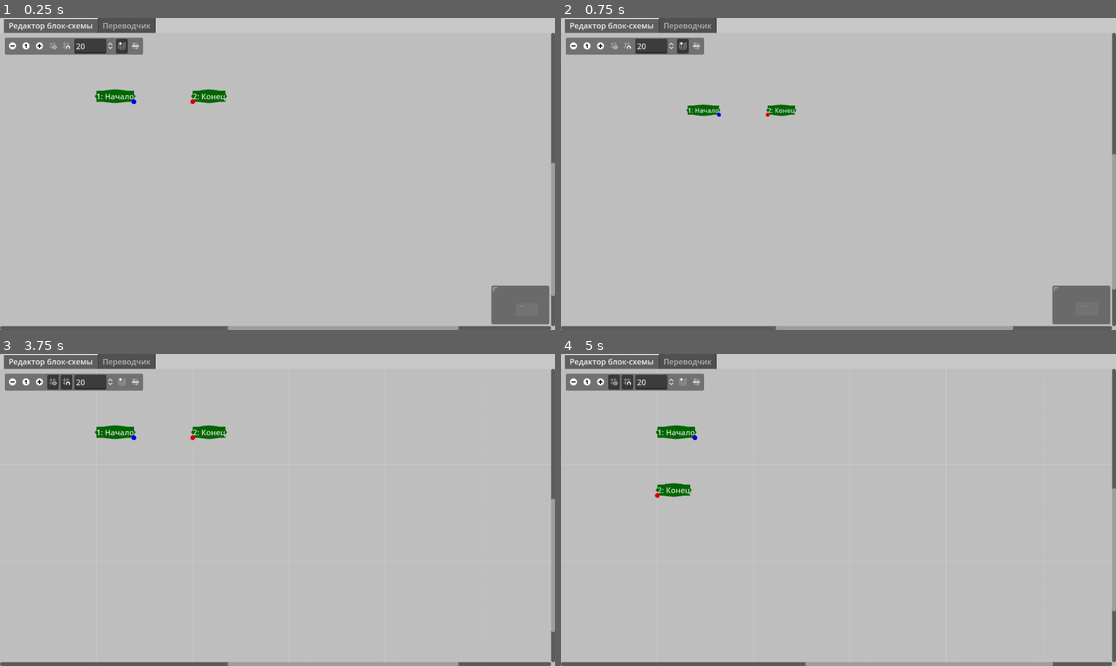
Above: before the commit, frames 1-4 (two rows, left to right).
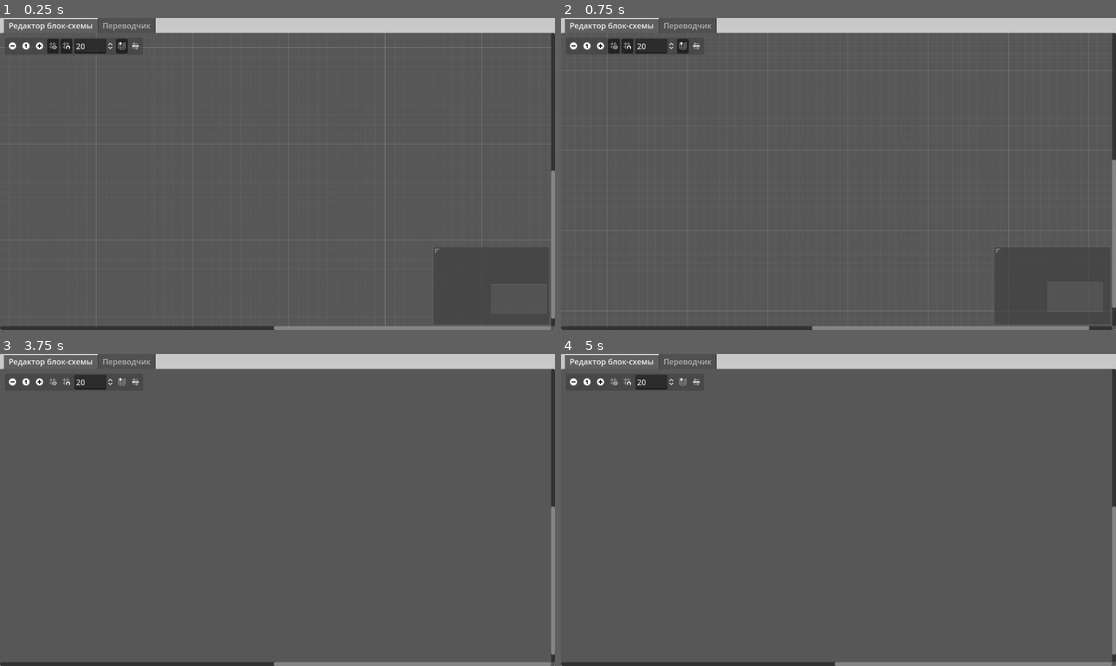
Above: after the commit, the same moments.

Repository: NemoNology/Programing-languages-theory
Game: Godot game, scene res://Data/Scenes/main.tscn
Same seed, same stepped clock (60 frames per second), same inputs: the game is played once before the commit and once after it.
Inputs (mouse positions are in pixels of both pictures, inside the frame that each line leads up to):
- Up to frame 1 (0.25 s): no input
- Up to frame 2 (0.75 s): click (572, 46) at 0.5 s
- Up to frame 3 (3.75 s): click (38, 382) at 1.25 s; click (55, 382) at 2 s; click (66, 382) at 2.75 s; click (122, 382) at 3.5 s
- Up to frame 4 (5 s): click (694, 382) at 4.25 s

The runs differ from the first frame. In frame 1, 94% of the frame differs, in the area x 0-100%, y 4-100%; in frame 2, 94%; in frame 3, 95%; in frame 4, 95%.
Error after the commit: Parse Error: Too many arguments for "get_code()" call. Expected at most 0 but received 1. (res://Data/Scripts/Flowchart)

Commit message:
Flowchart block calss:
Added:
+ '_is_else_block' property, as we need to place 'else' lexeme text before block code

Diff:
--- a/Lab-s/Translator/Godot-project/Data/Scripts/Flowchart editor/block.gd
+++ b/Lab-s/Translator/Godot-project/Data/Scripts/Flowchart editor/block.gd
@@ -10,6 +10,7 @@
 var type: FlowchartBlockType
 var input: FlowchartBlockTextEdit
 var shape: FlowchartBlockShape
+var _is_else_block: bool
 
 const CODE_INPUT_BLOCK_MARGIN = 10
 
@@ -70,20 +71,25 @@
 	add_child(shape)
 
 
-func get_code(tabulatesCount: int = 0) -> String:
-	var codeBuffer: String
-	codeBuffer = input.text.replace("\n", "\n" + " tab ".repeat(tabulatesCount))
+func get_code() -> String:
+	# TODO: change getting adding code from lexeme types templates
 	if type == FlowchartBlocksTypes.HandInput:
-		return codeBuffer + " будет ввод. "
+		return input.text + " будет ввод. "
 	elif type == FlowchartBlocksTypes.Output:
-		return " вывод " + codeBuffer + "."
+		return " вывод " + input.text + "."
 	elif type == FlowchartBlocksTypes.ConditionIf:
-		return " если ( " + codeBuffer + " ) . "
+		return " если ( " + input.text + " ) . "
 	elif type == FlowchartBlocksTypes.ConditionWhile:
-		return " пока ( " + codeBuffer + " ) . "
+		return " пока ( " + input.text + " ) . "
 	elif type == FlowchartBlocksTypes.ConditionEnd:
-		return " конец. " + codeBuffer
-	return codeBuffer
+		return " конец. "
+	elif _is_else_block:
+		return " иначе. \n" + input.text
+	return input.text
+
+
+func set_is_else_block(new_is_else_block_value: bool) -> void:
+	_is_else_block = new_is_else_block_value
 
 
 func _ready():
